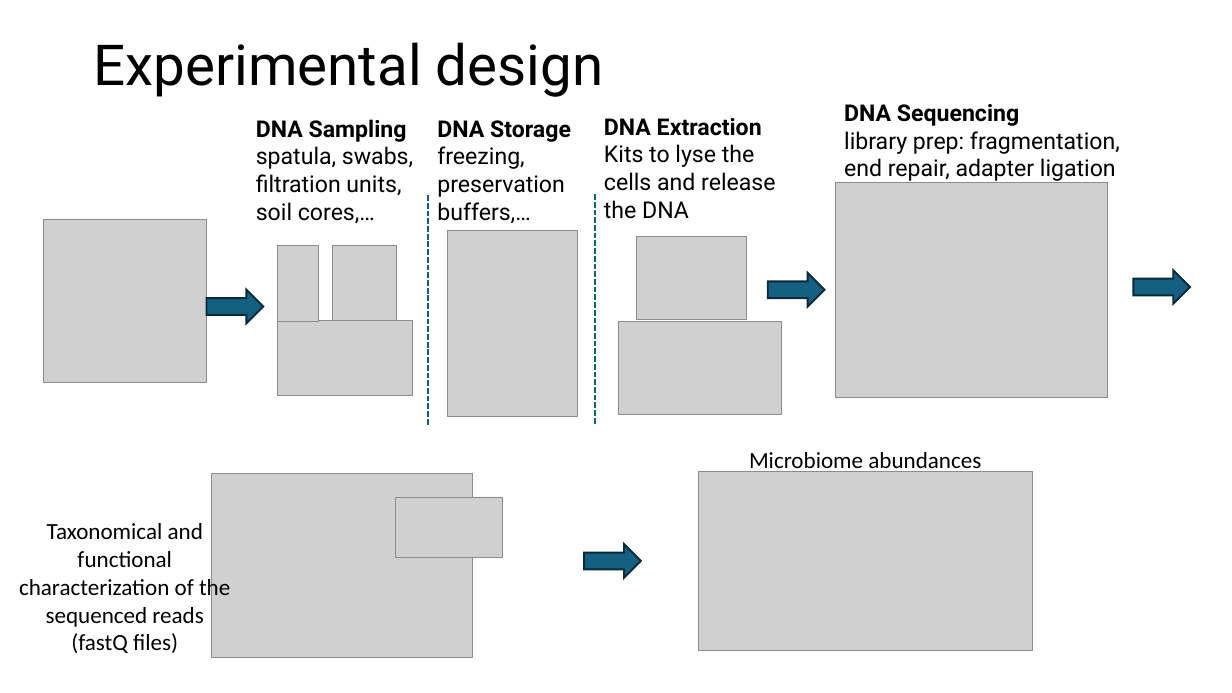
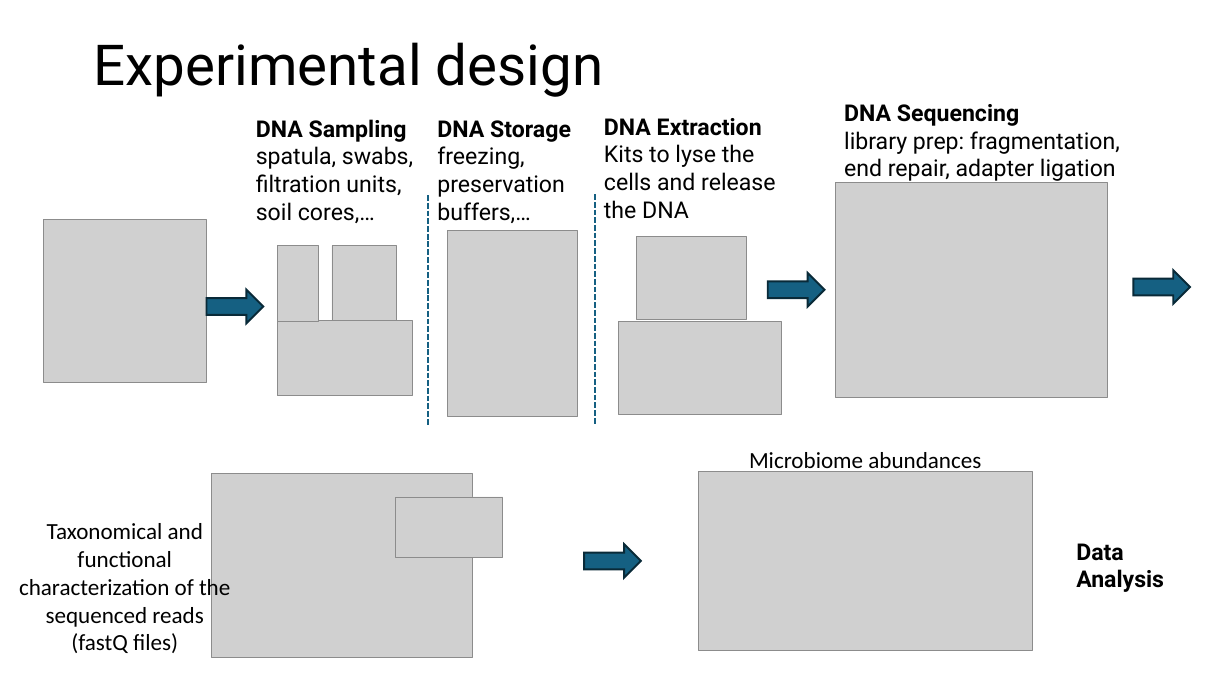
Before and after one commit to biosustain/dsp_metagenomics_training, a slide deck: slide 20 of course_contents/IntroMetagenomics.pptx. Drawn at 1232x693 pixels with LibreOffice and Linux fonts; fonts in the diff are those of the drawing; grey boxes stand for pictures. Boxes give left, top, right and bottom in pixels: in the first picture for what was removed or moved away, otherwise in the second. Text is boxed around its words. In the diff, an @@ line names an element or a change of style, - is before the commit and + after.

```diff
--- a/course_contents/IntroMetagenomics.pptx
+++ b/course_contents/IntroMetagenomics.pptx
@@ text added at (1076, 543, 1164, 592), 18 pt, text #000000, bold @@
+Data Analysis
```
Also in this commit, not shown: 7 other slides changed, 1 other file.
